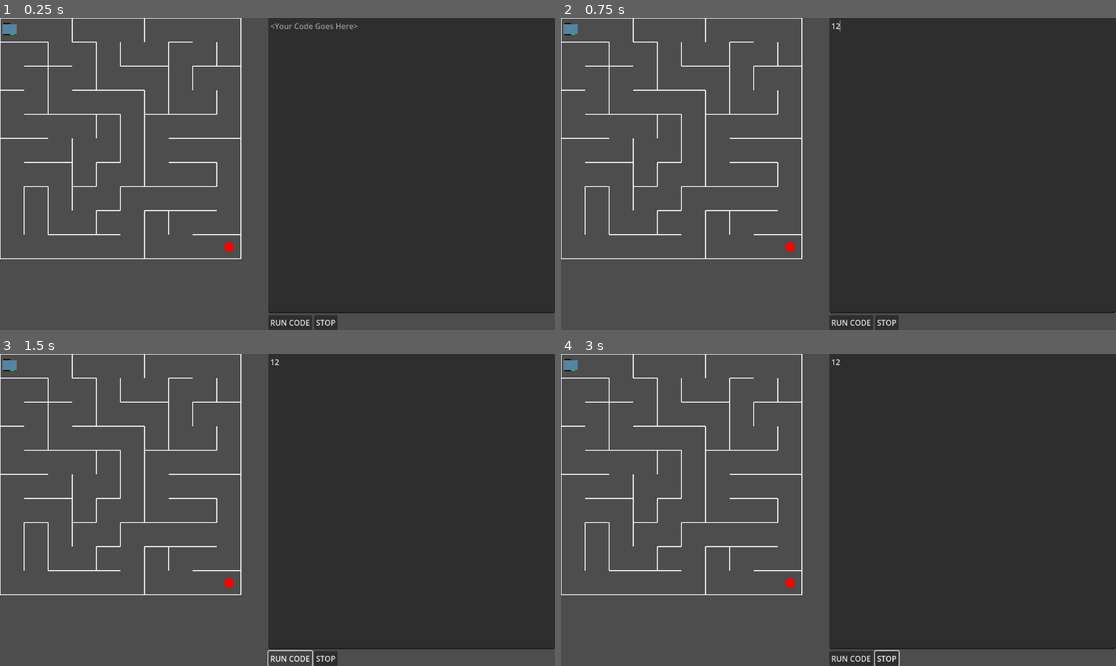
Above: before the commit, frames 1-4 (two rows, left to right).
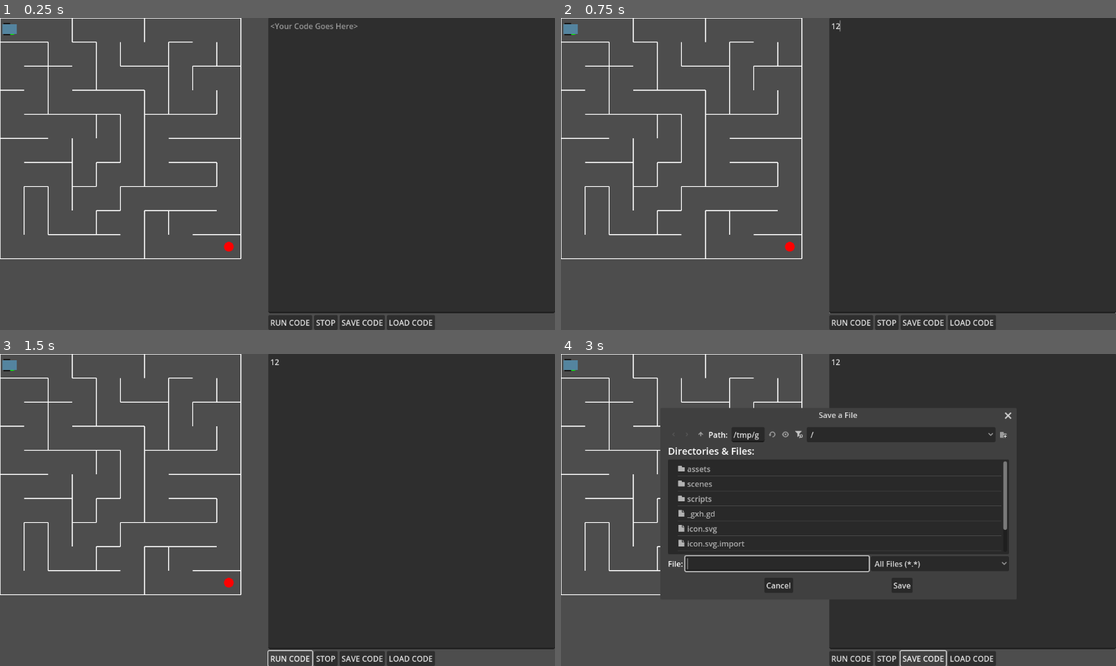
Above: after the commit, the same moments.

Repository: jamesabsolom/micromouse
Game: Godot game, scene res://scenes/main.tscn
Two runs of this game, one before a commit and one after it. Both use one fixed random seed, a clock stepped at 60 frames per second and the inputs below.
Inputs (mouse positions are in pixels of both pictures, inside the frame that each line leads up to):
- Up to frame 1 (0.25 s): no input
- Up to frame 2 (0.75 s): click (971, 164) at 0.52 s; type "12" at 0.6 s
- Up to frame 3 (1.5 s): click "RUN CODE" at 1.25 s
- Up to frame 4 (3 s): click "STOP" at 2 s; click (921, 659) at 2.75 s, where only the run after the commit has a clickable "SAVE CODE"

The runs differ from the first frame. In frame 1, 0.7% of the frame differs, in the area x 61-79%, y 95-100%; in frame 2, 0.7%; in frame 3, 0.7%; in frame 4, 12%, in the area x 17-82%, y 17-100%.

Commit message:
Added Save and Load (65% of original)

Diff:
--- a/scenes/main.tscn
+++ b/scenes/main.tscn
@@ -42,5 +42,16 @@
 layout_mode = 2
 text = "STOP"
 
+[node name="SaveButton" type="Button" parent="UI/VBoxContainer/HBoxContainer"]
+layout_mode = 2
+text = "SAVE CODE"
+
+[node name="LoadButton" type="Button" parent="UI/VBoxContainer/HBoxContainer"]
+layout_mode = 2
+text = "LOAD CODE"
+
+[node name="FileDialog" type="FileDialog" parent="UI/VBoxContainer"]
+access = 2
+
 [node name="Mouse" parent="." instance=ExtResource("2_sugp2")]
 position = Vector2(25, 23)
--- a/scenes/mouse.tscn
+++ b/scenes/mouse.tscn
@@ -82,12 +82,12 @@
 
 [node name="FrontProx" type="RayCast2D" parent="."]
 position = Vector2(10, 0)
-target_position = Vector2(15, 0)
+target_position = Vector2(20, 0)
 
 [node name="RightProx" type="RayCast2D" parent="."]
 position = Vector2(0, 10)
-target_position = Vector2(0, 15)
+target_position = Vector2(0, 20)
 
 [node name="LeftProx" type="RayCast2D" parent="."]
 position = Vector2(0, -10)
-target_position = Vector2(0, -15)
+target_position = Vector2(0, -20)
--- a/scripts/mouse.gd
+++ b/scripts/mouse.gd
@@ -1,36 +1,28 @@
 extends CharacterBody2D
 
-@export var move_speed := 50
+@export var move_speed := 10
 @export var rotation_speed := 90
-@export var move_delay := 0.2  # seconds
+@export var move_delay := 0.1  # seconds
+@export var turn_delay := 0.01 # seconds
+
+var start_position: Vector2
+var start_rotation: float
 
 func _ready():
 	print("mouse comms setup")
-
-func _physics_process(delta):
-	if Input.is_action_pressed("ui_left"):
-		rotation_degrees -= rotation_speed * delta
-	elif Input.is_action_pressed("ui_right"):
-		rotation_degrees += rotation_speed * delta
-
-	var direction = Vector2.RIGHT.rotated(rotation)
-	var motion = Vector2.ZERO
-
-	if Input.is_action_pressed("ui_up"):
-		motion = direction * move_speed
-
-	velocity = motion
-	move_and_slide()
+	start_position = position
+	start_rotation = rotation
 
 func move_forward():
 	var direction = Vector2.RIGHT.rotated(rotation)
-	position += direction * 10  # Or use velocity for smoother movement
+	velocity = direction * move_speed
+	move_and_collide(velocity)
 
 func turn_left():
-	rotation -= deg_to_rad(15)  # Turn 15 degrees left
+	rotation -= deg_to_rad(1)  # Turn 15 degrees left
 
 func turn_right():
-	rotation += deg_to_rad(15)  # Turn 15 degrees right
+	rotation += deg_to_rad(1)  # Turn 15 degrees right
 
 func read_sensor(name: String) -> bool:
 	match name:
@@ -43,3 +35,7 @@
 			return $RightProx.is_colliding()
 		_:
 			return false
+
+func reset():
+	position = start_position
+	rotation = start_rotation
--- a/scripts/mouse_interpreter.gd
+++ b/scripts/mouse_interpreter.gd
@@ -3,6 +3,8 @@
 
 class_name MouseInterpreter
 
+signal line_changed(line_number: int)
+signal finished
 var command_queue: Array = []
 var running := false
 var mouse: Node = null
@@ -12,6 +14,7 @@
 func stop():
 	running = false
 	stop_flag = true
+	emit_signal("finished")
 
 func run_script(script_text: String, mouse_ref: Node):
 	mouse = mouse_ref
@@ -28,8 +31,9 @@
 	var tokens := []
 	var stack := []
 
-	for line in lines:
-		line = line.strip_edges().to_upper()
+	for i in lines.size():
+		var raw_line = lines[i]
+		var line = raw_line.strip_edges().to_upper()
 		if line == "" or line.begins_with("#"):
 			continue
 
@@ -44,11 +48,11 @@
 				else:
 					_append_command(stack, finished)
 			"MOVE":
-				_append_command(stack, {"action": "move"})
+				_append_command(stack, {"action": "move", "line": i})
 			"LEFT":
-				_append_command(stack, {"action": "left"})
+				_append_command(stack, {"action": "left", "line": i})
 			"RIGHT":
-				_append_command(stack, {"action": "right"})
+				_append_command(stack, {"action": "right", "line": i})
 			"ENDREPEAT":
 				var finished = stack.pop_back()
 				if stack.is_empty():
@@ -100,6 +104,7 @@
 
 func _run_command_list(commands: Array) -> void:
 	for cmd in commands:
+		emit_signal("line_changed", cmd.get("line", -1))
 		if stop_flag:
 			push_warning("Execution stopped manually.")
 			return
@@ -134,4 +139,9 @@
 				else:
 					await _run_command_list(cmd.get("else_body", []))
 
-		await get_tree().create_timer(mouse.move_delay).timeout
+		if cmd["action"] == "left" or cmd["action"] == "right":
+			await get_tree().create_timer(mouse.turn_delay).timeout
+		else:
+			await get_tree().create_timer(mouse.move_delay).timeout
+	if not stop_flag:
+		emit_signal("finished")
--- a/scripts/script_runner.gd
+++ b/scripts/script_runner.gd
@@ -3,19 +3,65 @@
 @onready var code_editor = $CodeEditor
 @onready var run_button = $HBoxContainer/RunButton
 @onready var stop_button = $HBoxContainer/StopButton
+@onready var save_button = $HBoxContainer/SaveButton
+@onready var load_button = $HBoxContainer/LoadButton
+@onready var file_dialog = $FileDialog
 @onready var interpreter = preload("res://scripts/mouse_interpreter.gd").new()
 
 @export var mouse_path: NodePath  # drag the mouse into this in the Inspector
 
+var last_highlighted_line := -1
+var is_saving := false
+
 func _ready():
 	add_child(interpreter)
+	interpreter.line_changed.connect(_on_line_changed)
+	interpreter.finished.connect(_on_execution_finished)
 	run_button.pressed.connect(_on_run_pressed)
 	stop_button.pressed.connect(_on_Stop_pressed)
+	save_button.pressed.connect(_on_save_pressed)
+	load_button.pressed.connect(_on_load_pressed)
+	file_dialog.file_selected.connect(_on_file_selected)
 
 func _on_run_pressed():
 	var code = code_editor.text
 	var mouse = get_node(mouse_path)
+	mouse.reset()
 	interpreter.run_script(code, mouse)
 
 func _on_Stop_pressed():
 	interpreter.stop()
+
+func _on_line_changed(line_num: int):
+	if last_highlighted_line >= 0:
+		code_editor.set_line_background_color(last_highlighted_line, Color(0, 0, 0, 0))  # Clear previous
+
+	code_editor.set_line_background_color(line_num, Color(0.2, 0.6, 1.0, 0.3))  # Highlight current
+	code_editor.set_caret_line(line_num)
+	code_editor.set_v_scroll(line_num)
+	last_highlighted_line = line_num
+
+func _on_execution_finished():
+	if last_highlighted_line >= 0:
+		code_editor.set_line_background_color(last_highlighted_line, Color(0, 0, 0, 0))
+		last_highlighted_line = -1
+
+func _on_save_pressed():
+	is_saving = true
+	file_dialog.file_mode = FileDialog.FILE_MODE_SAVE_FILE
+	file_dialog.popup_centered()
+
+func _on_load_pressed():
+	is_saving = false
+	file_dialog.file_mode = FileDialog.FILE_MODE_OPEN_FILE
+	file_dialog.popup_centered()
+
+func _on_file_selected(path: String):
+	if is_saving:
+		var file = FileAccess.open(path, FileAccess.WRITE)
+		if file:
+			file.store_string(code_editor.text)
+	else:
+		var file = FileAccess.open(path, FileAccess.READ)
+		if file:
+			code_editor.text = file.get_as_text()
Not shown, added: example_code/Simple_move
